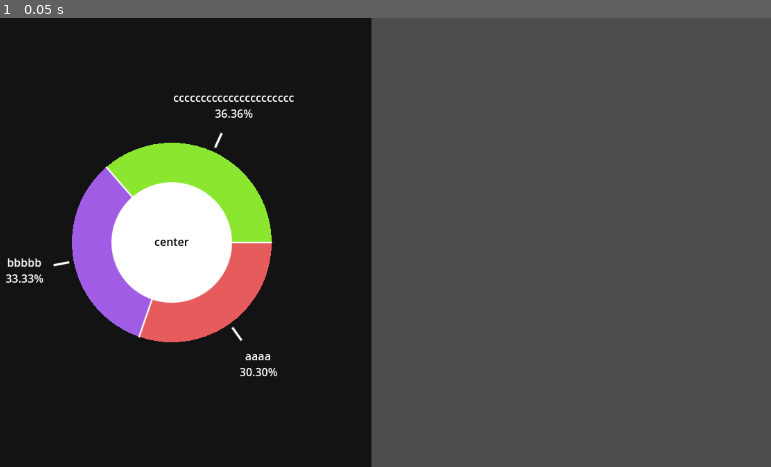
Above: before the commit, frame 1.
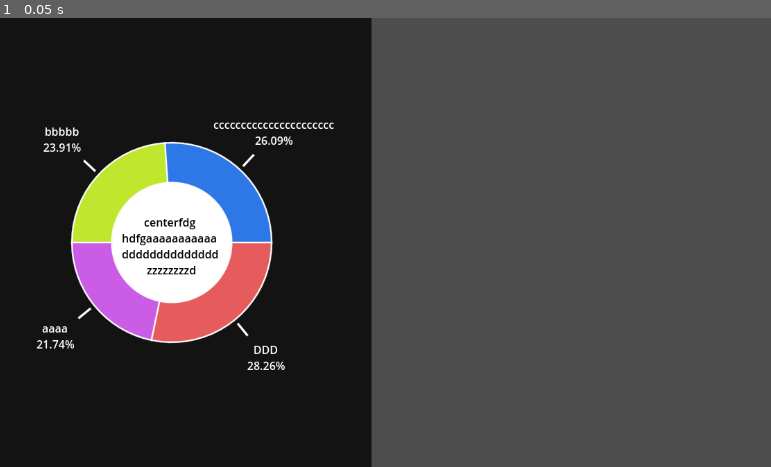
Above: after the commit, the same moment.

Repository: GabrielRMCorrea/Godot-PieChart
Game: Godot game, scene res://main.tscn
The game is run twice, just before and just after one commit, with the same random seed, the same clock (stepped at 60 frames per second) and the same inputs.
Inputs:
- Up to frame 1 (0.05 s): no input

The runs differ from the first frame. In frame 1, 6.0% of the frame differs, in the area x 0-44%, y 17-80%.

Commit message:
Adding  comments and ficing center text verticality

Diff:
--- a/main.tscn
+++ b/main.tscn
@@ -33,10 +33,14 @@
 grow_vertical = 2
 script = ExtResource("1_ig7tw")
 elements = Dictionary[String, float]({
+"DDD": 13.0,
 "aaaa": 10.0,
 "bbbbb": 11.0,
-"cccccccccccccccccccccc": 12.0
+"cccccccccccccccccccccc": 12.0,
+"dddddd": 0.0
 })
-center_text = "center"
+center_text = "centerfdg hdfgaaaaaaaaaaaaaaaaahdfghdfghdfhdfghasdadas dddddddddddddddddddddddddddddddddddddzzzzzzzzzzzzzzzzzzz zzzzzzzzd"
+outer_border = true
+inner_border = true
 lateral_borders = true
 metadata/_custom_type_script = "uid://biulhvvte3dvh"
--- a/pie_chart.gd
+++ b/pie_chart.gd
@@ -1,28 +1,42 @@
+## A configurable pie/doughnut chart node with dynamic legends and color schemes.
+## [b]Usage:[/b] Assign data via the [code]elements[/code] property and customize styles in the inspector.
 class_name PieChart
 extends Control
 
 enum ColorScaleOptions {
-	PRESET_1,
-	PRESET_2,
+	## Vibrating colors.
+	ALTERNATING_HUE,
+	## Pastel colors.
+	OKHSL,
+	## Custom gradient (assign [code]scale_gradient[/code]).
 	GRADIENT_,
+	## Manually specify colors in [code]custom_scale[/code] (colors will repeat itself if custom_scale array size is smaller than the number of elements with value >0).
 	CUSTOM,
 }
 
 enum LegendStyleOptions {
+	## Labels connected to slices with lines
 	DIRECT_LINE,
+	## Labels placed near slices.
 	DIRECT_LABEL,
+	## Legend displayed on the right side.
 	SIDE_LEGEND,
 }
-
+## Data to visualize. Keys are labels (e.g., "Category A"), values are numbers.
+## [b]Note:[/b] Values <= 0 will be ignored.
 @export var elements: Dictionary[String, float]
 @export var title: String
 @export var legend_style: LegendStyleOptions = LegendStyleOptions.DIRECT_LINE
+@export_category("Doughnut Shape")
 @export var doughnut_shape: bool = true
+## Text displayed at the center of the chart (only for doughnut shapes).
 @export var center_text: String  # if doughnut_shape
 @export var center_proportion: float = 60.0  # if doughnut_shape
-@export var color_scale: ColorScaleOptions = ColorScaleOptions.PRESET_1
+@export_category("Color Scale")
+@export var color_scale: ColorScaleOptions = ColorScaleOptions.ALTERNATING_HUE
 @export var scale_gradient: Gradient  # if color_scale == GRADIENT_
 @export var custom_scale: Array[Color]  # if color_scale == CUSTOM
+## Border visibility toggles. All borders use [code]border_color[/code]
 @export_category("Borders")
 @export var outer_border : bool = false
 @export var inner_border : bool = false
@@ -39,7 +53,15 @@
 @export var line_color: Color = Color.WHITE
 @export var border_color: Color = Color.WHITE
 @export var border_width: float = 1
-
+@export var font : Font = ThemeDB.fallback_font
+
+## Draws a chart slice between two angles.
+## [b]Note:[/b] Called automatically during [method _draw].
+## @param center: Chart center position in pixels.
+## @param radius: Outer radius of the slice.
+## @param angle_from: Starting angle (degrees).
+## @param angle_to: Ending angle (degrees).
+## @param color: Fill color for the slice.
 func draw_slice(center: Vector2, radius: float, angle_from: float, angle_to: float, color: Color) -> void:
 	var nb_points: int = round((angle_to-angle_from)/5)
 	var outer_arc: Array[Vector2] = []
@@ -82,7 +104,7 @@
 		# Choosing color
 		var color: Color
 		match color_scale:
-			ColorScaleOptions.PRESET_1:
+			ColorScaleOptions.ALTERNATING_HUE:
 				@warning_ignore("integer_division")
 				color = Color.from_hsv(
 					1.0 / (values_size + 1) * counter / 2 if counter % 2 == 0
@@ -91,7 +113,7 @@
 					0.9
 				)
 
-			ColorScaleOptions.PRESET_2:
+			ColorScaleOptions.OKHSL:
 				color = Color.from_ok_hsl(
 					1.0 / values_size * counter,
 					1.0,
@@ -116,7 +138,7 @@
 		var angle_point: Vector2 = Vector2(cos(mid_angle), sin(mid_angle)) * radius
 		var text: String = key + (" - " if legend_style == LegendStyleOptions.SIDE_LEGEND else "\n") + str(snappedf(percentage,0.01)).pad_decimals(2) + "%"
 
-		var label_size: Vector2 = ThemeDB.fallback_font.get_multiline_string_size(
+		var label_size: Vector2 = font.get_multiline_string_size(
 			text, HORIZONTAL_ALIGNMENT_CENTER
 		)
 		var label_center: Vector2 = Vector2(label_size.x / 2.0, label_size.y / 8.0)
@@ -156,7 +178,7 @@
 				)
 
 		draw_multiline_string(
-			ThemeDB.fallback_font,
+			font,
 			label_position,
 			text,
 			HORIZONTAL_ALIGNMENT_RIGHT if legend_style == LegendStyleOptions.SIDE_LEGEND \
@@ -178,7 +200,7 @@
 		previous_angle += current_angle
 
 	draw_multiline_string(
-		ThemeDB.fallback_font,
+		font,
 		Vector2(35.0, 35.0),
 		title,
 		HORIZONTAL_ALIGNMENT_CENTER,
@@ -194,18 +216,25 @@
 
 	if doughnut_shape:
 		draw_circle(center, (radius * center_proportion / 100.0) - (border_width if inner_border else 0.0) , center_color, true, -1, true)
-		var label_size: Vector2 = ThemeDB.fallback_font.get_multiline_string_size(center_text)
+		var label_size: Vector2 = font.get_multiline_string_size(center_text,HORIZONTAL_ALIGNMENT_CENTER,
+			radius,
+			center_text_font_size,
+			-1,
+			TextServer.BREAK_WORD_BOUND)
+
 		draw_multiline_string(
-			ThemeDB.fallback_font,
-			center - Vector2(label_size.x / 2.0, -label_size.y / 4.0),
+			font,
+			center - Vector2(radius/2,label_size.y/4) ,
 			center_text,
 			HORIZONTAL_ALIGNMENT_CENTER,
-			label_size.x,
+			radius,
 			center_text_font_size,
 			-1,
-			center_text_color
+			center_text_color,
+			TextServer.BREAK_WORD_BOUND
 		)
-
+func _property_changed():
+	print("aaaaa")
 func _ready() -> void:
 	if not elements.values().filter(func(number): return number > 0):
 		push_warning("No elements to display")
